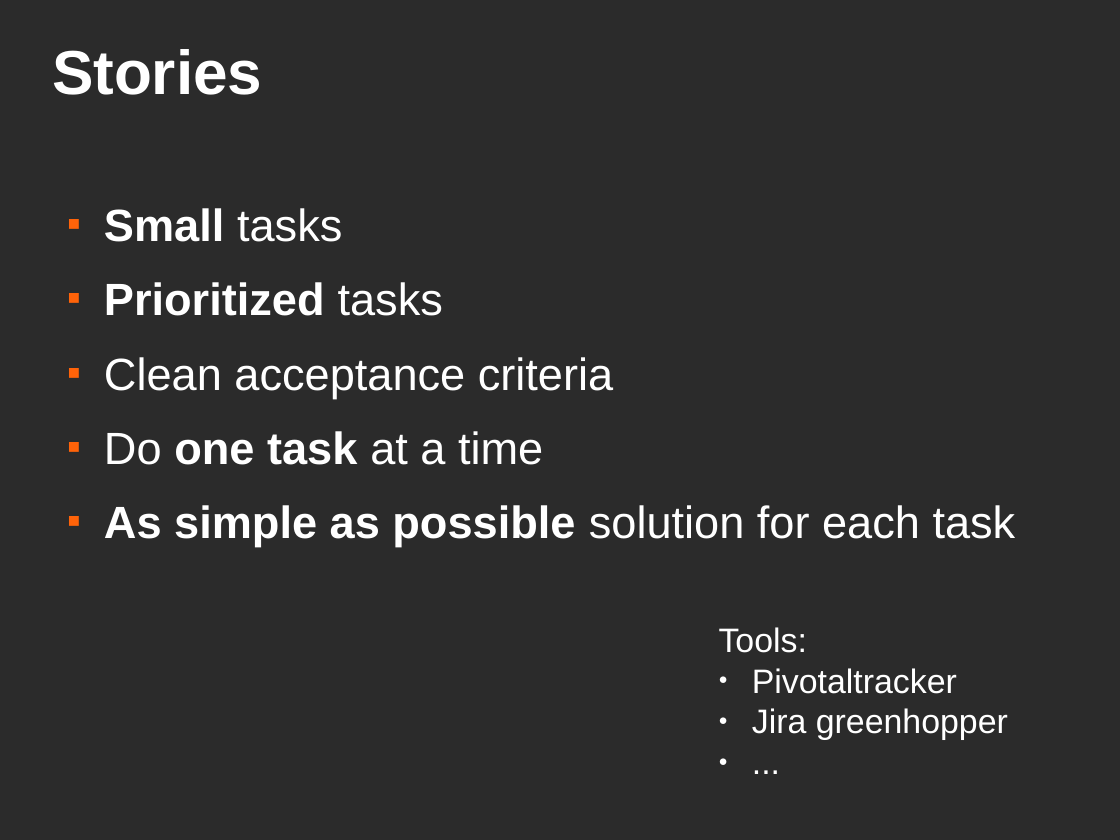
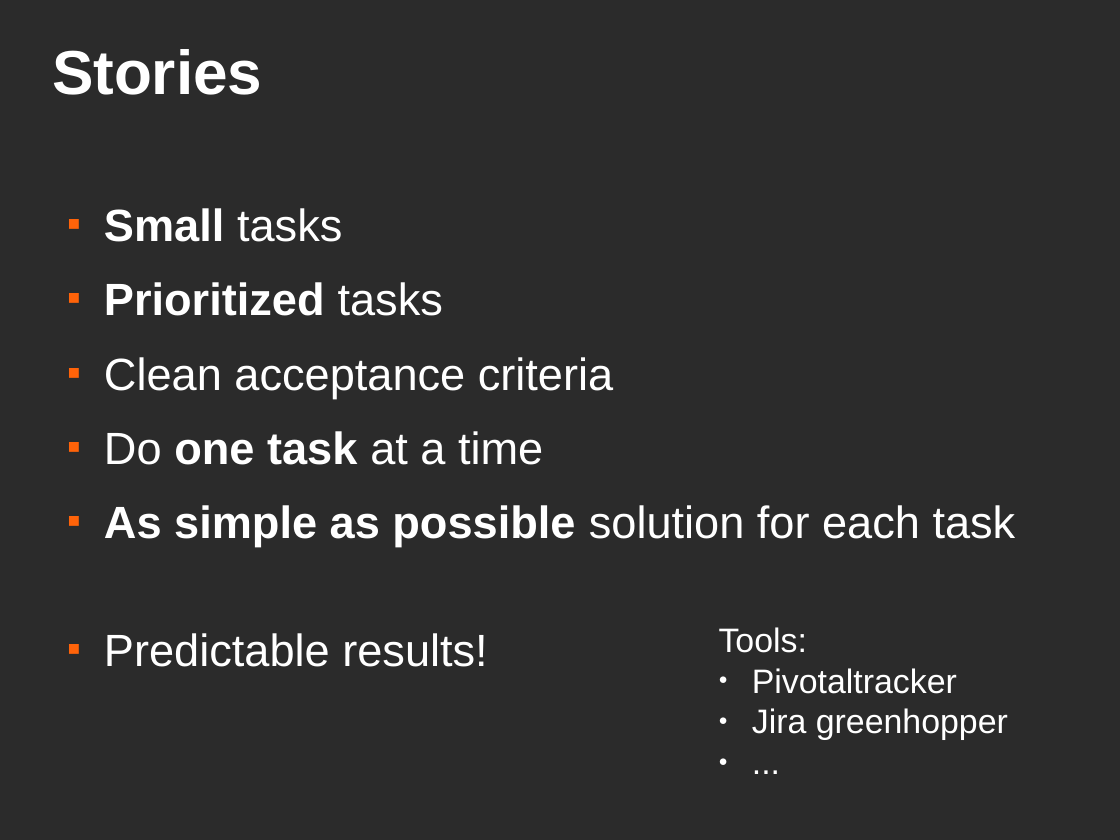
Before and after one commit to asolntsev/presentations, a slide deck: slide 5 of agile-technical-practices/agile-techical-practices.agile-ee.odp (slide 4 before the commit). Drawn at 1120x840 pixels with LibreOffice and Linux fonts; fonts in the diff are those of the drawing; background and template pictures are left out; a plain dark background stands for a picture behind light text. Boxes give left, top, right and bottom in pixels: in the first picture for what was removed or moved away, otherwise in the second. Text is boxed around its words. In the diff, an @@ line names an element or a change of style, - is before the commit and + after.

```diff
--- a/agile-technical-practices/agile-techical-practices.agile-ee.odp
+++ b/agile-technical-practices/agile-techical-practices.agile-ee.odp
@@ text at (104,633,487,667): paragraph added @@
+■ Predictable results!
```
Also in this commit, not shown: 2 other slides changed, 7 slides added, 2 slides removed, 1 other file.
